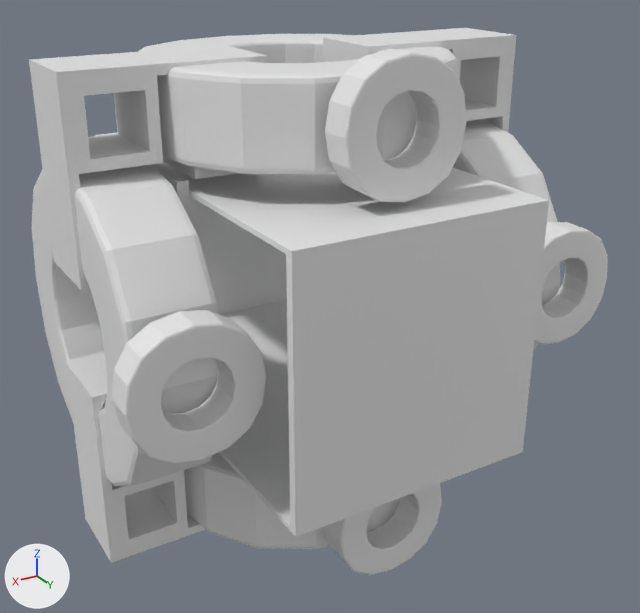
The Blender file blender/4coils3.blend, before and after one commit.
Before and after are seen from a camera (50 mm lens) standing at (43.5, 77.4, 54.4) and looking at (0.8, 6.2, 18.8). Arrows for +X, +Y and +Z are at lower left; the lights stay in place.

Script lines for the objects in view, before the commit:
```python
ob_cube_001 = bpy.data.objects.new('Cube.001', me_cube_002)
ob_cube_001.location = (0.0, 0.0, 39.1)
ob_cube_001.scale = (16.9, 16.9, 4.22)
ob_cube_002 = bpy.data.objects.new('Cube.002', me_cube_003)
ob_cube_002.location = (-19.7, 0.0, 19.3)
ob_cube_002.rotation_euler = (0.0, 1.571, 0.0)  # degrees (0, 90, 0)
ob_cube_002.scale = (16.9, 16.9, 4.22)
ob_cube_003 = bpy.data.objects.new('Cube.003', me_cube_004)
ob_cube_003.location = (19.7, 0.0, 19.3)
ob_cube_003.rotation_euler = (0.0, 1.571, 0.0)  # degrees (0, 90, 0)
ob_cube_003.scale = (16.9, 16.9, 4.22)
ob_cube_005 = bpy.data.objects.new('Cube.005', me_cube_008)
ob_cube_005.location = (0.0, 17.4, 0.3)
ob_cube_005.rotation_euler = (1.571, 0.0, 0.0)  # degrees (90, 0, 0)
ob_cube_005.scale = (6.71, 6.71, 1.68)
ob_cube_006 = bpy.data.objects.new('Cube.006', me_cube_009)
ob_cube_006.location = (19.7, 17.4, 20.0)
ob_cube_006.rotation_euler = (1.571, 0.0, 0.0)  # degrees (90, 0, 0)
ob_cube_006.scale = (6.71, 6.71, 1.68)
ob_cube_007 = bpy.data.objects.new('Cube.007', me_cube_010)
ob_cube_007.location = (0.0, 17.4, 39.0)
ob_cube_007.rotation_euler = (1.571, 0.0, 0.0)  # degrees (90, 0, 0)
ob_cube_007.scale = (6.71, 6.71, 1.68)
ob_cube_008 = bpy.data.objects.new('Cube.008', me_cube_011)
ob_cube_008.location = (-20.3, 17.4, 20.8)
ob_cube_008.rotation_euler = (1.571, 0.0, 0.0)  # degrees (90, 0, 0)
ob_cube_008.scale = (6.71, 6.71, 1.68)
ob_cube_009 = bpy.data.objects.new('Cube.009', me_cube_012)
ob_cube_009.location = (0.4, 0.0, 19.3)
ob_cube_009.rotation_euler = (0.0, 0.0, 1.571)  # degrees (0, 0, 90)
ob_cube_009.scale = (23.1, 12.9, 12.9)
ob_cube_010 = bpy.data.objects.new('Cube.010', me_cube_018)
ob_cube_010.location = (-20.5, 0.0, 39.5)
ob_cube_010.rotation_euler = (0.0, 9.425, 0.0)  # degrees (0, 180, 0)
ob_cube_010.scale = (4.24, 4.24, 4.24)
# also in view: 'Cube' at (0.0, 0.0, 0.0); 'Cube.011' at (14.6, 0.0, 34.2); 'Cube.013' at (14.9, 0.0, 4.5)
```
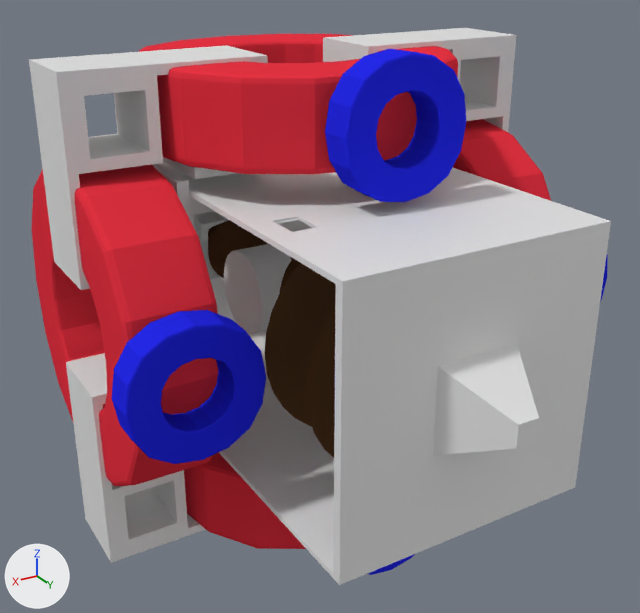
What differs and where, as boxes [x1, y1, x2, y2] in the pictures (640 x 613 px):
'Cube.009', reshaped, moved: before [95, 133, 549, 537]; after [159, 162, 611, 585]
'Cube.003', recoloured (grey to red): [32, 164, 218, 486] in both
'Cube.001', recoloured (grey to red): [138, 34, 458, 174] in both
'Cube.006', recoloured (grey to blue): [112, 310, 266, 464] in both
'Cube.007', recoloured (grey to blue): [325, 49, 466, 202] in both
'Cylinder', added: after [208, 220, 336, 458]
'Cube', recoloured (grey to red): [184, 452, 400, 549] in both
'Cube.008', recoloured: [534, 222, 608, 344] in both
'Cube.005', recoloured (grey to blue): [325, 483, 442, 575] in both
'Cube.002', recoloured (grey to red): [453, 119, 560, 350] in both
'Cylinder.002', added: after [224, 244, 292, 334]
part 1 of me_cube_012, built on: before [96, 133, 549, 537]; after [159, 162, 611, 585]

The change, as a diff of the scene's bpy script:
```diff
--- a/blender/4coils3.blend.py
+++ b/blender/4coils3.blend.py
@@ me_cube_012 @@
 # used by ob_cube_009; location = (0.4, 0.0, 19.3); rotation_euler = (0.0, 0.0, 1.571), in degrees (0, 0, 90); scale = (23.1, 12.9, 12.9)
-me_cube_012.from_pydata(...)  # 16 vertices, 16 faces; spans x -1.0..1.0, y -1.0..1.0, z -1.0..1.0
+me_cube_012.from_pydata(...)  # 60 vertices, 62 faces; spans x -1.23..1.25, y -1.0..1.0, z -1.0..1.0
+# me_cube_012 part 1
+# 6 faces are deleted
+# 38 vertices are added at x -1.23..1.25, y -0.81..0.36, z -0.36..0.99
+# 6 new vertices lie (0.14, 0.0, 0.0) away from vertices in x 0.37, y -0.81..-0.63, z 0.97..0.99
+# 52 new faces join them
@@ me_cube_011 @@
 me_cube_011.from_pydata(...)  # 36 vertices, 36 faces; spans x -1.0..1.0, y -1.0..1.0, z -1.0..1.0
+me_cube_011.materials.append(mat_sensecoil)  # blue #2429e7
@@ me_cube_010 @@
 me_cube_010.from_pydata(...)  # 36 vertices, 36 faces; spans x -1.0..1.0, y -1.0..1.0, z -1.0..1.0
+me_cube_010.materials.append(mat_sensecoil)  # blue #2429e7
@@ me_cube_009 @@
 me_cube_009.from_pydata(...)  # 36 vertices, 36 faces; spans x -1.0..1.0, y -1.0..1.0, z -1.0..1.0
+me_cube_009.materials.append(mat_sensecoil)  # blue #2429e7
@@ me_cube_008 @@
 me_cube_008.from_pydata(...)  # 36 vertices, 36 faces; spans x -1.0..1.0, y -1.0..1.0, z -1.0..1.0
+me_cube_008.materials.append(mat_sensecoil)  # blue #2429e7
@@ me_cube_004 @@
 me_cube_004.from_pydata(...)  # 36 vertices, 36 faces; spans x -1.0..1.0, y -1.0..1.0, z -1.0..1.0
+me_cube_004.materials.append(mat_coil1)  # red #e73442
@@ me_cube_003 @@
 me_cube_003.from_pydata(...)  # 36 vertices, 36 faces; spans x -1.0..1.0, y -1.0..1.0, z -1.0..1.0
+me_cube_003.materials.append(mat_coil1)  # red #e73442
@@ me_cube_002 @@
 me_cube_002.from_pydata(...)  # 36 vertices, 36 faces; spans x -1.0..1.0, y -1.0..1.0, z -1.0..1.0
+me_cube_002.materials.append(mat_coil1)  # red #e73442
@@ me_cube_001 @@
 me_cube_001.from_pydata(...)  # 36 vertices, 36 faces; spans x -1.0..1.0, y -1.0..1.0, z -1.0..1.0
+me_cube_001.materials.append(mat_coil1)  # red #e73442
@@ ob_cube_009 @@
 ob_cube_009 = bpy.data.objects.new('Cube.009', me_cube_012)
-ob_cube_009.location = (0.4, 0.0, 19.3)
+ob_cube_009.location = (0.4, 7.0, 19.3)
 ob_cube_009.rotation_euler = (0.0, 0.0, 1.571)  # degrees (0, 0, 90)
@@ ob_cylinder @@
+ob_cylinder = bpy.data.objects.new('Cylinder', me_cylinder)  # 288 vertices, 258 faces; spans x -2.81..2.81, y -2.81..2.81, z -0.93..1.0; in mat_wood (brown #573b26)
+ob_cylinder.location = (0.6, 7.6, 19.2)
+ob_cylinder.rotation_euler = (1.571, 0.0, 0.0)  # degrees (90, 0, 0)
+ob_cylinder.scale = (3.89, 3.89, 27.3)
@@ ob_cylinder_002 @@
+ob_cylinder_002 = bpy.data.objects.new('Cylinder.002', me_cylinder_002)  # a 32-sided cylinder along z spanning x -1.0..1.0, y -1.0..1.0, z -1.0..1.0
+ob_cylinder_002.location = (4.1, -0.2, 19.3)
+ob_cylinder_002.rotation_euler = (0.0, 1.571, 0.0)  # degrees (0, 90, 0)
+ob_cylinder_002.scale = (4.43, 4.43, 2.24)
```
